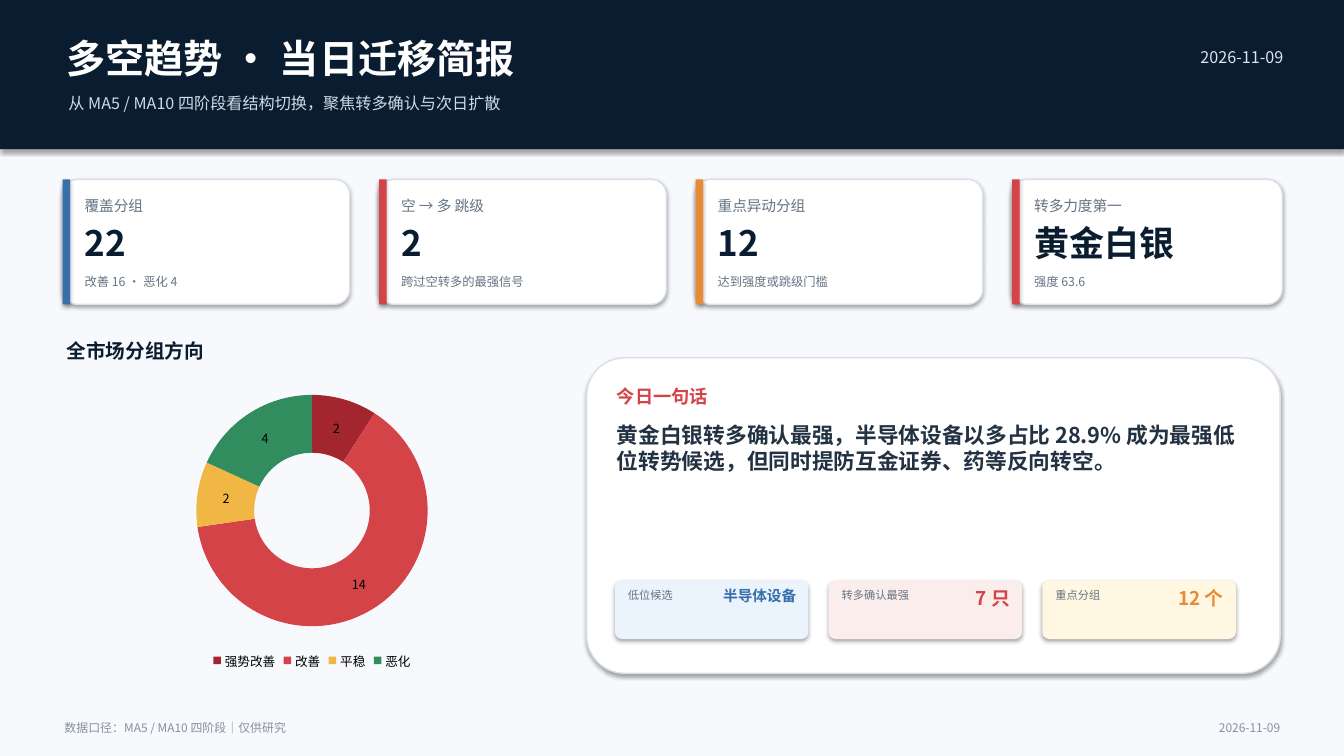
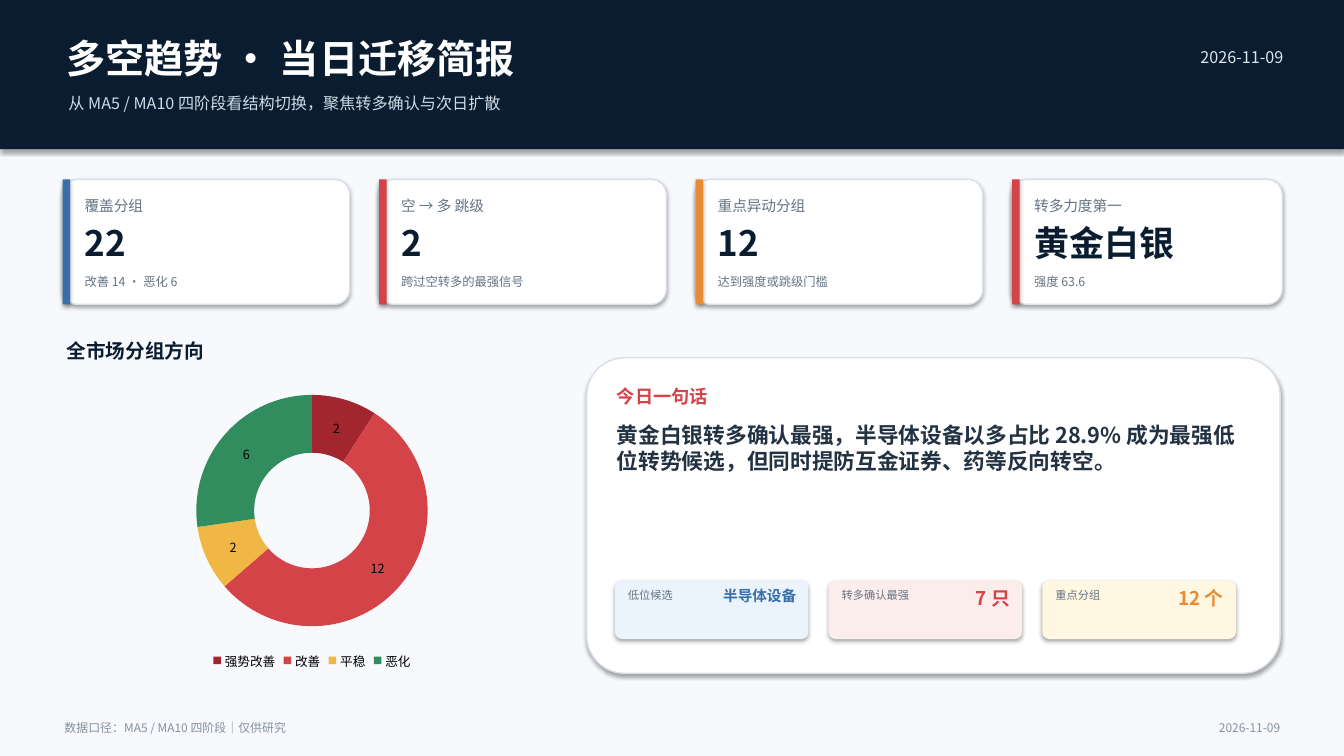
Before and after one commit to nancybhc/a-share-blast-lab, a slide deck: slide 1 of assets/多空阶段简报_2026-11-09.pptx. Drawn at 1344x756 pixels with LibreOffice and Linux fonts; fonts in the diff are those of the drawing. Boxes give left, top, right and bottom in pixels: in the first picture for what was removed or moved away, otherwise in the second. Text is boxed around its words. In the diff, an @@ line names an element or a change of style, - is before the commit and + after.

```diff
--- a/assets/多空阶段简报_2026-11-09.pptx
+++ b/assets/多空阶段简报_2026-11-09.pptx
@@ text at box(85, 276, 178, 287): text changed @@
-改善 16 · 恶化 4
+改善 14 · 恶化 6
@@ doughnut chart at box(73, 381, 552, 674) @@
@@ Series 1, 改善: 14 to 12 @@
@@ Series 1, 恶化: 4 to 6 @@
```
Also in this commit, not shown: 3 other slides changed, 8 other files.
